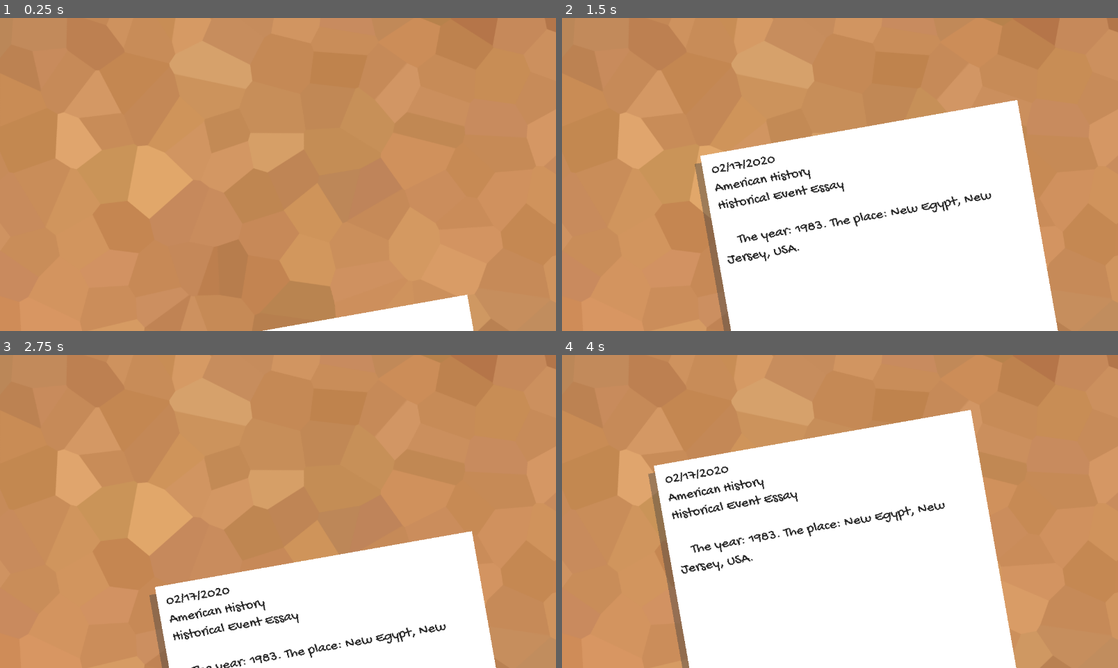
Above: before the commit, frames 1-4 (two rows, left to right).
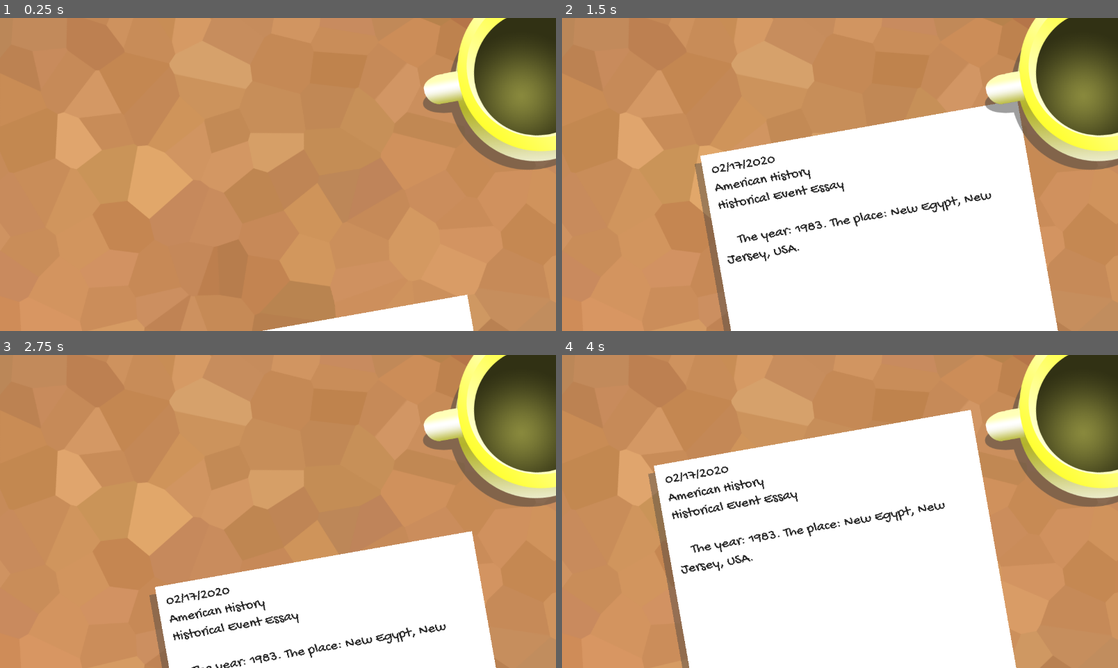
Above: after the commit, the same moments.

Repository: justinwash/godot-wild-jam-18
Game: Godot game, scene res://Scenes/Game.tscn
Two runs of this game, one before a commit and one after it. Both use one fixed random seed, a clock stepped at 60 frames per second and the inputs below.
Inputs:
- Up to frame 1 (0.25 s): no input
- Up to frame 2 (1.5 s): hold Right (ui_right) 0.53-1.28 s; hold Down (ui_down) from 1.28 s (still down)
- Up to frame 3 (2.75 s): release Down (ui_down) at 2.03 s; hold Right (ui_right) from 2.03 s (still down)
- Up to frame 4 (4 s): tap Enter at 2.75 s; release Right (ui_right) at 2.78 s; hold Up (ui_up) 2.78-3.53 s; hold Left (ui_left) from 3.53 s (still down)

The runs differ from the first frame. In frame 1, 8.7% of the frame differs, in the area x 76-100%, y 0-49%; in frame 2, 8.7%; in frame 3, 8.7%; in frame 4, 8.7%.

Commit message:
add decorative mug

Diff:
--- a/Plaguearism/Scenes/Game.tscn
+++ b/Plaguearism/Scenes/Game.tscn
@@ -1,10 +1,11 @@
-[gd_scene load_steps=11 format=2]
+[gd_scene load_steps=12 format=2]
 
 [ext_resource path="res://Fonts/GochiHand-Regular.ttf" type="DynamicFontData" id=1]
 [ext_resource path="res://Art/desk.png" type="Texture" id=2]
 [ext_resource path="res://Scripts/Paper.gd" type="Script" id=3]
+[ext_resource path="res://Art/mug.png" type="Texture" id=4]
 
-[sub_resource type="Animation" id=7]
+[sub_resource type="Animation" id=1]
 resource_name = "Popup"
 tracks/0/type = "value"
 tracks/0/path = NodePath(".:position")
@@ -43,7 +44,6 @@
 [node name="Camera2D" type="Camera2D" parent="."]
 position = Vector2( 633.982, 359.996 )
 rotation = 0.174533
-scale = Vector2( 1, 1 )
 rotating = true
 current = true
 
@@ -105,22 +105,26 @@
 
 [node name="CollisionShape2D" type="CollisionShape2D" parent="Boundary/Top"]
 position = Vector2( 645.208, -2147.47 )
-shape = SubResource( 3 )
+shape = SubResource( 4 )
 
 [node name="Left" type="StaticBody2D" parent="Boundary"]
 
 [node name="CollisionShape2D" type="CollisionShape2D" parent="Boundary/Left"]
 position = Vector2( -43.9521, 61.5331 )
-shape = SubResource( 4 )
+shape = SubResource( 5 )
 
 [node name="Bottom" type="StaticBody2D" parent="Boundary"]
 
 [node name="CollisionShape2D" type="CollisionShape2D" parent="Boundary/Bottom"]
 position = Vector2( 614.334, 3670.15 )
-shape = SubResource( 5 )
+shape = SubResource( 6 )
 
 [node name="Right" type="StaticBody2D" parent="Boundary"]
 
 [node name="CollisionShape2D" type="CollisionShape2D" parent="Boundary/Right"]
 position = Vector2( 1328.9, 372.806 )
-shape = SubResource( 6 )
+shape = SubResource( 7 )
+
+[node name="mug" type="Sprite" parent="."]
+position = Vector2( 1267.86, 255.254 )
+texture = ExtResource( 4 )
--- a/Plaguearism/project.godot
+++ b/Plaguearism/project.godot
@@ -24,6 +24,7 @@
 window/size/width=1280
 window/size/height=720
 window/size/resizable=false
+window/dpi/allow_hidpi=true
 
 [rendering]
 
Binary file added: Plaguearism/Art/mug.png
Not shown, added: Plaguearism/Art/mug.png.import
Not shown: 3 places in Plaguearism/Scenes/Game.tscn that only renumber resources
